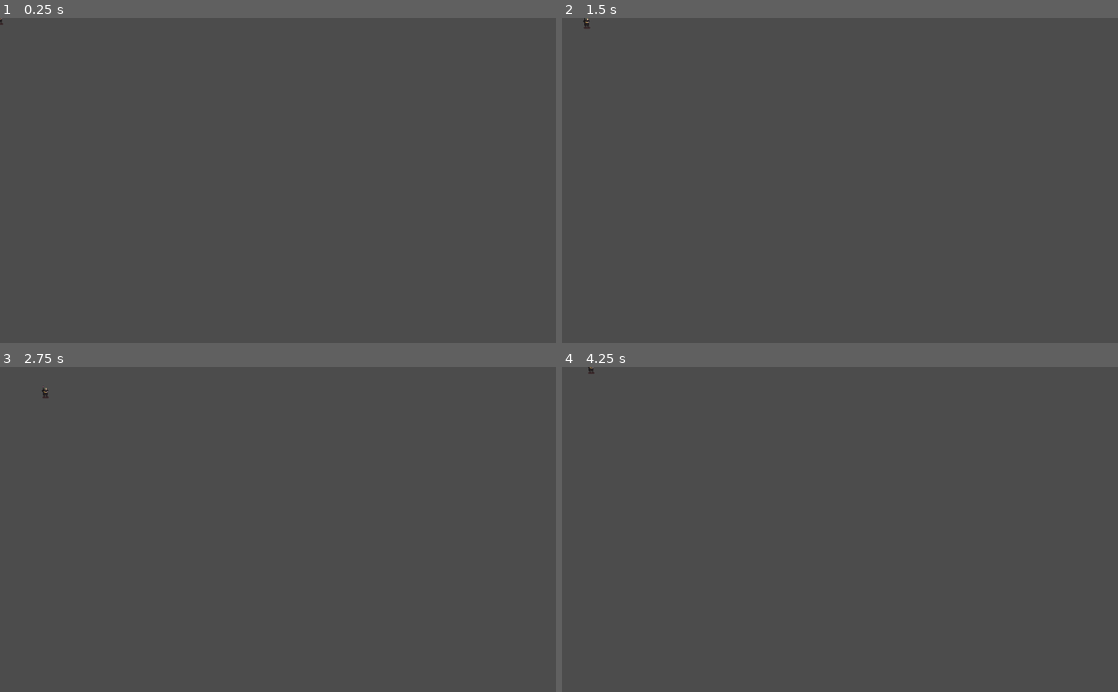
Above: before the commit, frames 1-4 (two rows, left to right).
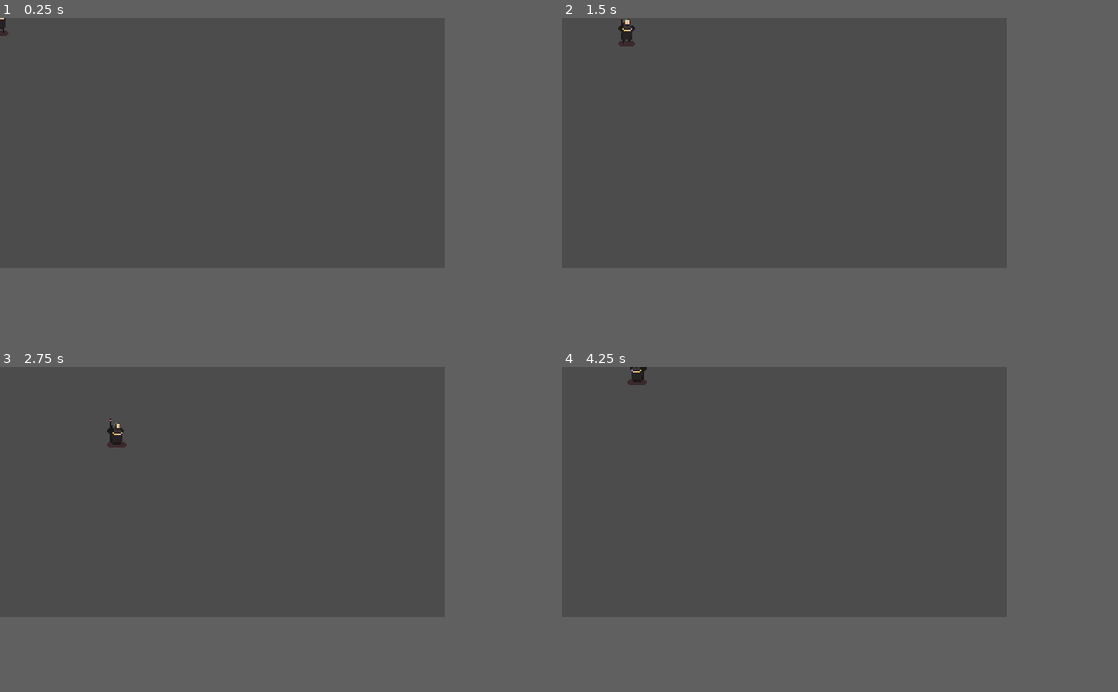
Above: after the commit, the same moments.

Repository: SeanTSinclair/Asylum
Game: Godot game, scene res://Player/Player.tscn
The game is run twice, just before and just after one commit, with the same random seed, the same clock (stepped at 60 frames per second) and the same inputs. The project has no main scene, so this scene is started directly.
Inputs:
- Up to frame 1 (0.25 s): no input
- Up to frame 2 (1.5 s): tap Enter at 0.5 s; hold D (move_right) 0.53-1.28 s; hold S (move_down) from 1.28 s (still down)
- Up to frame 3 (2.75 s): release S (move_down) at 2.03 s; hold D (move_right) from 2.03 s (still down)
- Up to frame 4 (4.25 s): release D (move_right) at 2.78 s; hold W (move_up) 2.78-3.53 s; hold A (move_left) from 3.53 s (still down)
In our replay, the window is 800x468 before the commit and 640x360 after it. These sizes can differ from the game's own. Grey fills any space a smaller window leaves; there, only what the larger window draws over its background counts as a difference.

The runs differ from the first frame. In frame 1, less than 0.1% of the frame differs, in the area x 0-2%, y 0-6%; in frame 2, 0.2%; in frame 3, 0.2%, in the area x 7-23%, y 5-25%; in frame 4, 0.2%.

Commit message:
Added player movement animation

Diff:
--- a/Player/Player.gd
+++ b/Player/Player.gd
@@ -2,15 +2,20 @@
 
 enum {
 	MOVE,
-	ROLL,
-	ATTACK
+	FLASHLIGHT
 }
 
 var state = MOVE
 var velocity : Vector2 = Vector2.ZERO
 
 onready var stats = $PlayerStats
+onready var sprite = $Sprite
 onready var movement = $MovementController
+onready var animator = $AnimationTree
+onready var animation_state = animator.get("parameters/playback")
+
+func _ready():
+	animator.active = true
 
 func _physics_process(delta):
 	match state:
@@ -21,8 +26,11 @@
 	var input_vector = movement.get_input_vector()
 
 	if input_vector != Vector2.ZERO:
+		animator.set("parameters/Run/blend_position", input_vector)
+		animation_state.travel("Run")
 		velocity = velocity.move_toward(input_vector * stats.base_speed, stats.accelleration * delta)
 	else:
+		animation_state.travel("idle")
 		velocity = velocity.move_toward(Vector2.ZERO, stats.friction * delta)
 
 	apply_velocity()
--- a/Player/Player.tscn
+++ b/Player/Player.tscn
@@ -8,6 +8,188 @@
 [sub_resource type="CapsuleShape2D" id=1]
 radius = 4.0
 height = 10.0
+
+[sub_resource type="Animation" id=7]
+length = 0.001
+tracks/0/type = "value"
+tracks/0/path = NodePath("Sprite:frame")
+tracks/0/interp = 1
+tracks/0/loop_wrap = true
+tracks/0/imported = false
+tracks/0/enabled = true
+tracks/0/keys = {
+"times": PoolRealArray( 0 ),
+"transitions": PoolRealArray( 1 ),
+"update": 0,
+"values": [ 0 ]
+}
+tracks/1/type = "value"
+tracks/1/path = NodePath("Sprite:flip_h")
+tracks/1/interp = 1
+tracks/1/loop_wrap = true
+tracks/1/imported = false
+tracks/1/enabled = true
+tracks/1/keys = {
+"times": PoolRealArray( 0 ),
+"transitions": PoolRealArray( 1 ),
+"update": 0,
+"values": [ true ]
+}
+
+[sub_resource type="Animation" id=2]
+resource_name = "idle"
+length = 0.5
+loop = true
+tracks/0/type = "value"
+tracks/0/path = NodePath("Sprite:frame")
+tracks/0/interp = 1
+tracks/0/loop_wrap = true
+tracks/0/imported = false
+tracks/0/enabled = true
+tracks/0/keys = {
+"times": PoolRealArray( 0, 0.1, 0.2, 0.3, 0.4 ),
+"transitions": PoolRealArray( 1, 1, 1, 1, 1 ),
+"update": 1,
+"values": [ 0, 1, 2, 3, 4 ]
+}
+
+[sub_resource type="Animation" id=9]
+resource_name = "run_down"
+length = 1.2
+loop = true
+step = 0.15
+tracks/0/type = "value"
+tracks/0/path = NodePath("Sprite:frame")
+tracks/0/interp = 1
+tracks/0/loop_wrap = true
+tracks/0/imported = false
+tracks/0/enabled = true
+tracks/0/keys = {
+"times": PoolRealArray( 0, 0.15, 0.3, 0.45, 0.6, 0.75, 0.9, 1.05 ),
+"transitions": PoolRealArray( 1, 1, 1, 1, 1, 1, 1, 1 ),
+"update": 1,
+"values": [ 20, 21, 22, 23, 24, 25, 26, 27 ]
+}
+
+[sub_resource type="Animation" id=8]
+resource_name = "run_left"
+length = 0.6
+loop = true
+step = 0.05
+tracks/0/type = "value"
+tracks/0/path = NodePath("Sprite:frame")
+tracks/0/interp = 1
+tracks/0/loop_wrap = true
+tracks/0/imported = false
+tracks/0/enabled = true
+tracks/0/keys = {
+"times": PoolRealArray( 0, 0.15, 0.3, 0.45 ),
+"transitions": PoolRealArray( 1, 1, 1, 1 ),
+"update": 1,
+"values": [ 10, 11, 12, 13 ]
+}
+tracks/1/type = "value"
+tracks/1/path = NodePath("Sprite:flip_h")
+tracks/1/interp = 1
+tracks/1/loop_wrap = true
+tracks/1/imported = false
+tracks/1/enabled = true
+tracks/1/keys = {
+"times": PoolRealArray( 0 ),
+"transitions": PoolRealArray( 1 ),
+"update": 1,
+"values": [ false ]
+}
+
+[sub_resource type="Animation" id=6]
+resource_name = "run_right"
+length = 0.6
+loop = true
+step = 0.05
+tracks/0/type = "value"
+tracks/0/path = NodePath("Sprite:frame")
+tracks/0/interp = 1
+tracks/0/loop_wrap = true
+tracks/0/imported = false
+tracks/0/enabled = true
+tracks/0/keys = {
+"times": PoolRealArray( 0, 0.15, 0.3, 0.45 ),
+"transitions": PoolRealArray( 1, 1, 1, 1 ),
+"update": 1,
+"values": [ 10, 11, 12, 13 ]
+}
+tracks/1/type = "value"
+tracks/1/path = NodePath("Sprite:flip_h")
+tracks/1/interp = 1
+tracks/1/loop_wrap = true
+tracks/1/imported = false
+tracks/1/enabled = true
+tracks/1/keys = {
+"times": PoolRealArray( 0 ),
+"transitions": PoolRealArray( 1 ),
+"update": 1,
+"values": [ true ]
+}
+
+[sub_resource type="Animation" id=10]
+resource_name = "run_up"
+length = 1.2
+loop = true
+step = 0.15
+tracks/0/type = "value"
+tracks/0/path = NodePath("Sprite:frame")
+tracks/0/interp = 1
+tracks/0/loop_wrap = true
+tracks/0/imported = false
+tracks/0/enabled = true
+tracks/0/keys = {
+"times": PoolRealArray( 0, 0.15, 0.3, 0.45, 0.6, 0.75, 0.9, 1.05 ),
+"transitions": PoolRealArray( 1, 1, 1, 1, 1, 1, 1, 1 ),
+"update": 1,
+"values": [ 30, 31, 32, 33, 34, 35, 36, 37 ]
+}
+
+[sub_resource type="AnimationNodeAnimation" id=11]
+animation = "run_left"
+
+[sub_resource type="AnimationNodeAnimation" id=12]
+animation = "run_right"
+
+[sub_resource type="AnimationNodeAnimation" id=13]
+animation = "run_up"
+
+[sub_resource type="AnimationNodeAnimation" id=14]
+animation = "run_down"
+
+[sub_resource type="AnimationNodeBlendSpace2D" id=15]
+blend_point_0/node = SubResource( 11 )
+blend_point_0/pos = Vector2( -1, 0 )
+blend_point_1/node = SubResource( 12 )
+blend_point_1/pos = Vector2( 1, 0 )
+blend_point_2/node = SubResource( 13 )
+blend_point_2/pos = Vector2( 0, -1.1 )
+blend_point_3/node = SubResource( 14 )
+blend_point_3/pos = Vector2( 0, 1.1 )
+min_space = Vector2( -1, -1.1 )
+max_space = Vector2( 1, 1.1 )
+blend_mode = 1
+
+[sub_resource type="AnimationNodeAnimation" id=16]
+animation = "idle"
+
+[sub_resource type="AnimationNodeStateMachineTransition" id=17]
+
+[sub_resource type="AnimationNodeStateMachineTransition" id=18]
+
+[sub_resource type="AnimationNodeStateMachine" id=4]
+states/Run/node = SubResource( 15 )
+states/Run/position = Vector2( 447, 97 )
+states/idle/node = SubResource( 16 )
+states/idle/position = Vector2( 301, 97 )
+transitions = [ "idle", "Run", SubResource( 17 ), "Run", "idle", SubResource( 18 ) ]
+start_node = "idle"
+
+[sub_resource type="AnimationNodeStateMachinePlayback" id=5]
 
 [node name="Player" type="KinematicBody2D"]
 script = ExtResource( 2 )
@@ -19,6 +201,7 @@
 vframes = 6
 
 [node name="CollisionShape2D" type="CollisionShape2D" parent="."]
+visible = false
 position = Vector2( 0, 3 )
 shape = SubResource( 1 )
 
@@ -27,3 +210,17 @@
 
 [node name="PlayerStats" type="Node" parent="."]
 script = ExtResource( 4 )
+
+[node name="AnimationPlayer" type="AnimationPlayer" parent="."]
+anims/RESET = SubResource( 7 )
+anims/idle = SubResource( 2 )
+anims/run_down = SubResource( 9 )
+anims/run_left = SubResource( 8 )
+anims/run_right = SubResource( 6 )
+anims/run_up = SubResource( 10 )
+
+[node name="AnimationTree" type="AnimationTree" parent="."]
+tree_root = SubResource( 4 )
+anim_player = NodePath("../AnimationPlayer")
+parameters/playback = SubResource( 5 )
+parameters/Run/blend_position = Vector2( 0, 0 )
--- a/project.godot
+++ b/project.godot
@@ -13,6 +13,15 @@
 config/name="Asylum"
 run/main_scene="res://World.tscn"
 config/icon="res://icon.png"
+
+[display]
+
+window/size/width=320
+window/size/height=180
+window/size/test_width=1280
+window/size/test_height=720
+window/stretch/mode="2d"
+window/stretch/aspect="keep"
 
 [gui]
 
Not shown: 1 places in Player/Player.tscn that only renumber resources
